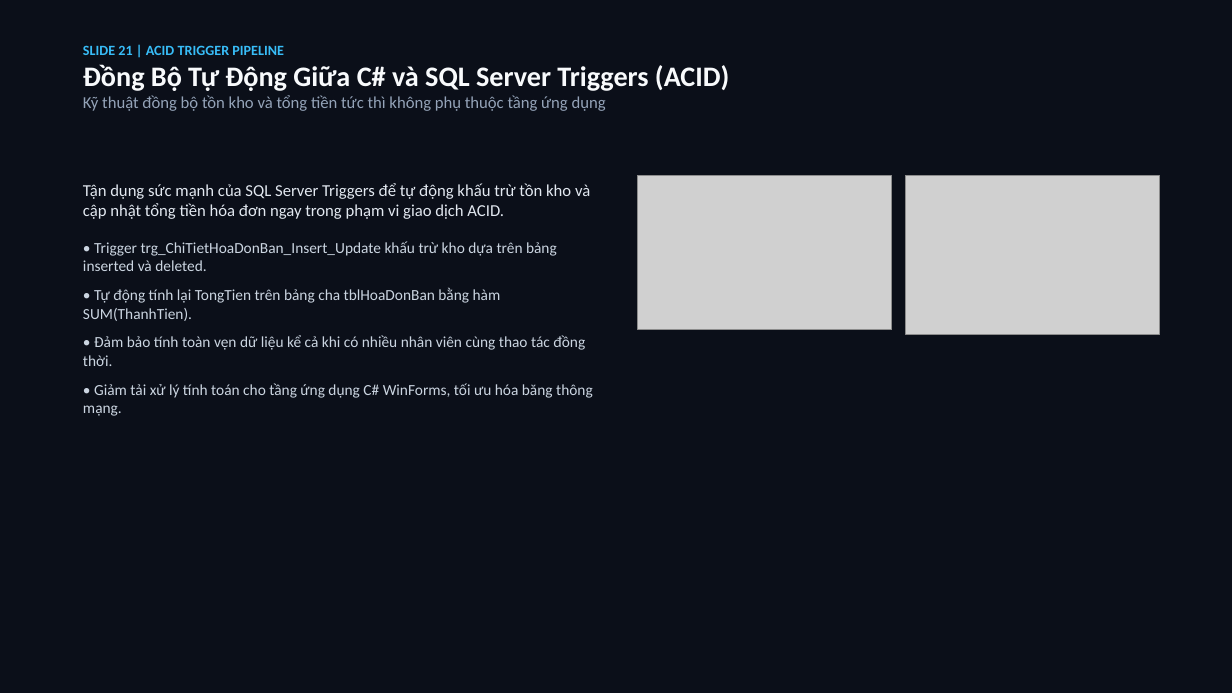
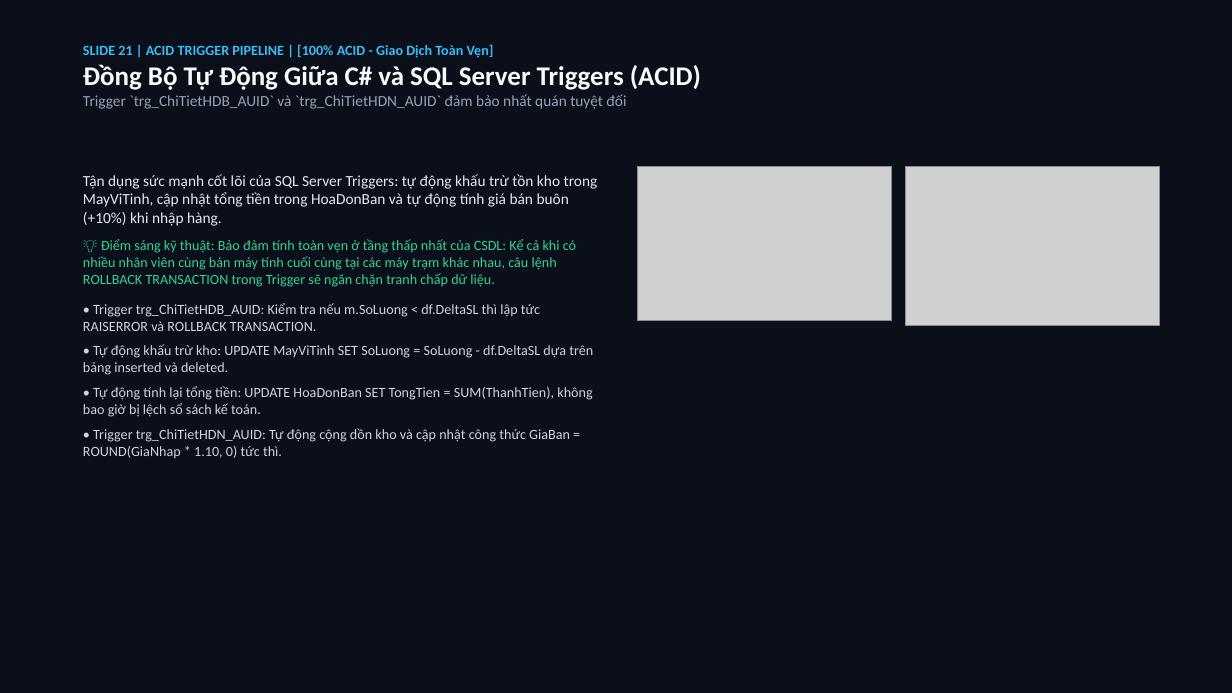
Before and after one commit to hoanganh15092006/BTLLAPTRINHTRUCQUAN, a slide deck: slide 21 of Presentation/QLBanMayViTinh_32_Slides.pptx. Drawn at 1232x693 pixels with LibreOffice and Linux fonts; fonts in the diff are those of the drawing; grey boxes stand for pictures. Boxes give left, top, right and bottom in pixels: in the first picture for what was removed or moved away, otherwise in the second. Text is boxed around its words. In the diff, an @@ line names an element or a change of style, - is before the commit and + after.

```diff
--- a/Presentation/QLBanMayViTinh_32_Slides.pptx
+++ b/Presentation/QLBanMayViTinh_32_Slides.pptx
@@ text at [83, 44, 494, 58]: text changed @@
-SLIDE 21 | ACID TRIGGER PIPELINE
+SLIDE 21 | ACID TRIGGER PIPELINE | [100% ACID - Giao Dịch Toàn Vẹn]
@@ text at [83, 64, 701, 90]: size 22 to 21 pt in "Đồng Bộ Tự Động Giữa C# và ..." @@
@@ text at [83, 94, 626, 109]: text changed; size 13 to 12 pt @@
-Kỹ thuật đồng bộ tồn kho và tổng tiền tức thì không phụ thuộc tầng ứng dụng
+Trigger `trg_ChiTietHDB_AUID` và `trg_ChiTietHDN_AUID` đảm bảo nhất quán tuyệt đối
@@ text at [83, 174, 598, 458]: text changed; size 12 to 11 pt @@
-Tận dụng sức mạnh của SQL Server Triggers để tự động khấu trừ tồn kho và cập nhật tổng tiền hóa đơn ngay trong phạm vi giao dịch ACID.
-• Trigger trg_ChiTietHoaDonBan_Insert_Update khấu trừ kho dựa trên bảng inserted và deleted.
-• Tự động tính lại TongTien trên bảng cha tblHoaDonBan bằng hàm SUM(ThanhTien).
-• Đảm bảo tính toàn vẹn dữ liệu kể cả khi có nhiều nhân viên cùng thao tác đồng thời.
-• Giảm tải xử lý tính toán cho tầng ứng dụng C# WinForms, tối ưu hóa băng thông mạng.
+Tận dụng sức mạnh cốt lõi của SQL Server Triggers: tự động khấu trừ tồn kho trong MayViTinh, cập nhật tổng tiền trong HoaDonBan và tự động tính giá bán buôn (+10%) khi nhập hàng.
+💡 Điểm sáng kỹ thuật: Bảo đảm tính toàn vẹn ở tầng thấp nhất của CSDL: Kể cả khi có nhiều nhân viên cùng bán máy tính cuối cùng tại các máy trạm khác nhau, câu lệnh ROLLBACK TRANSACTION trong Trigger sẽ ngăn chặn tranh chấp dữ liệu.
+• Trigger trg_ChiTietHDB_AUID: Kiểm tra nếu m.SoLuong < df.DeltaSL thì lập tức RAISERROR và ROLLBACK TRANSACTION.
+• Tự động khấu trừ kho: UPDATE MayViTinh SET SoLuong = SoLuong - df.DeltaSL dựa trên bảng inserted và deleted.
+• Tự động tính lại tổng tiền: UPDATE HoaDonBan SET TongTien = SUM(ThanhTien), không bao giờ bị lệch sổ sách kế toán.
+• Trigger trg_ChiTietHDN_AUID: Tự động cộng dồn kho và cập nhật công thức GiaBan = ROUND(GiaNhap * 1.10, 0) tức thì.
@@ picture: place and size @@
-picture at [638, 176, 892, 330]
+picture at [638, 166, 892, 321]
@@ picture: place and size @@
-picture at [906, 176, 1160, 335]
+picture at [906, 166, 1160, 325]
```
Also in this commit, not shown: 28 other slides changed, 3 slides added, 3 slides removed, 26 other files.
